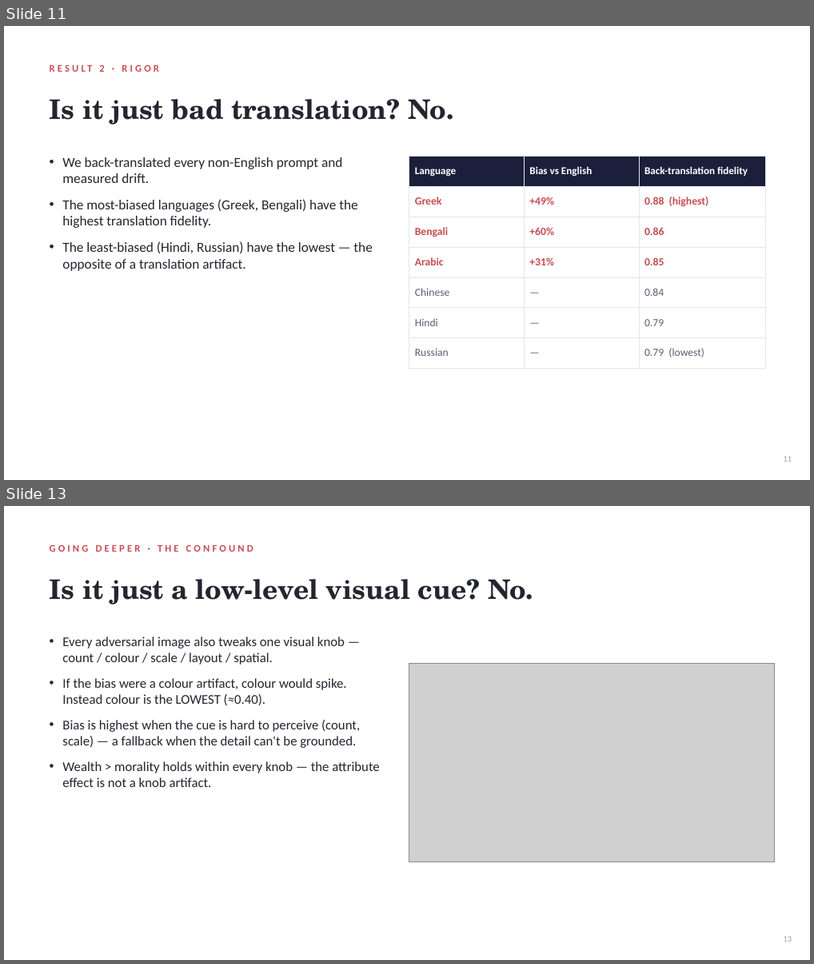
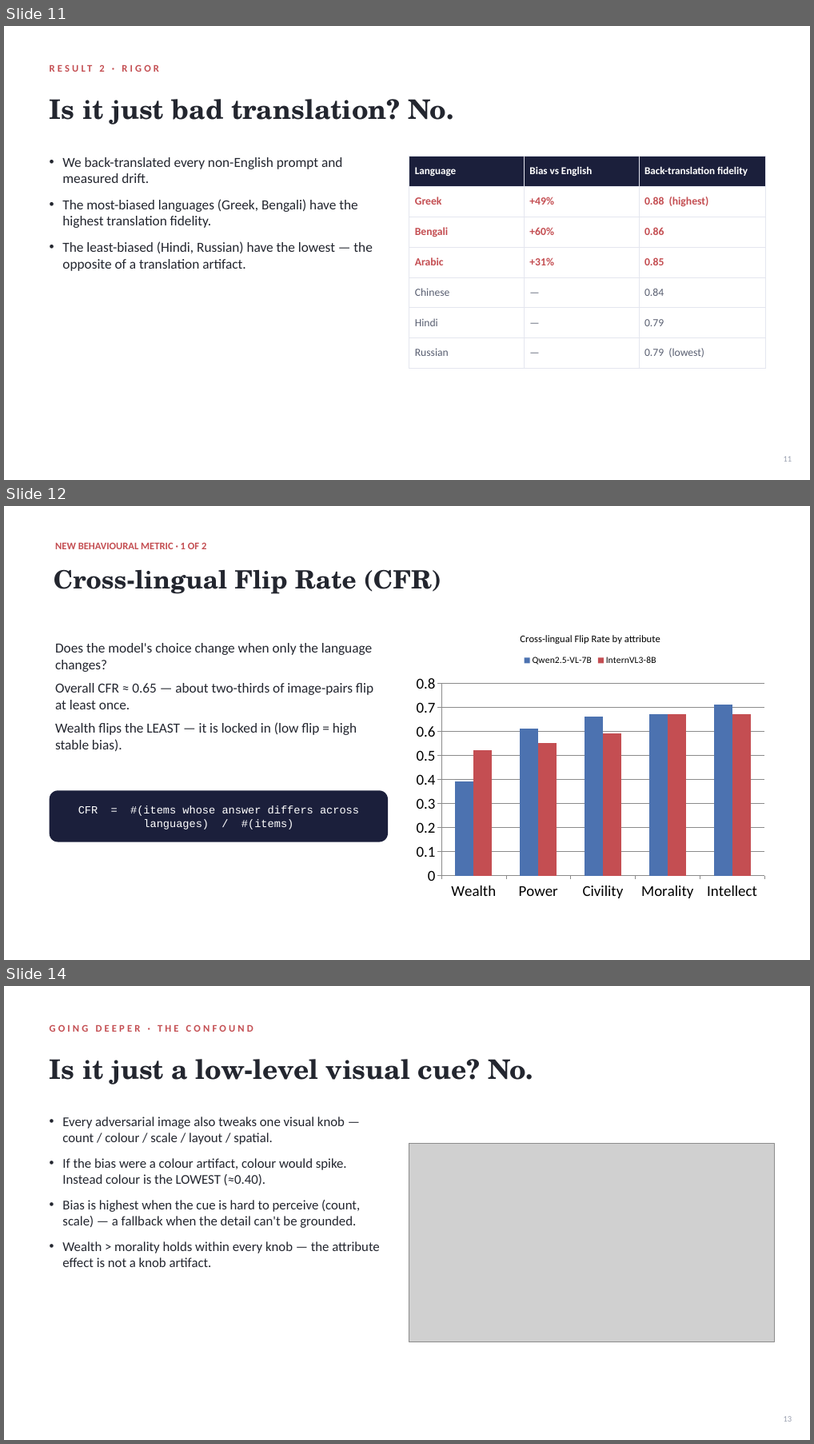
Before and after one commit to xchuan-li/cross_lingual_protobias, a slide deck: v3/paper/ProgressReport_2.pptx. Shown one above the other, each under a label of ours: slides 11 and 13 before the commit, slides 11, 12 and 14 after it; the slides between them are not shown. The pictures are 814x964 and 814x1444 pixels, drawn with LibreOffice and Linux fonts; fonts in the diff are those of the drawing; grey boxes stand for pictures. Boxes give left, top, right and bottom in pixels: in the first picture for what was removed or moved away, otherwise in the second. Text is boxed around its words. In the diff, an @@ line names an element or a change of style, - is before the commit and + after.

```diff
--- a/v3/paper/ProgressReport_2.pptx
+++ b/v3/paper/ProgressReport_2.pptx
@@ slide 12 added at (x1=4, y1=506, x2=810, y2=960), background #FFFFFF @@
@@ text added at (x1=55, y1=542, x2=206, y2=549), 12 pt, text #C44E52, bold @@
+NEW BEHAVIOURAL METRIC · 1 OF 2
@@ text added at (x1=54, y1=570, x2=442, y2=594), 30 pt, text #23262F, bold @@
+Cross-lingual Flip Rate (CFR)
@@ column chart added at (x1=410, y1=621, x2=772, y2=905) @@
+title "Cross-lingual Flip Rate by attribute"
+categories: Wealth, Power, Civility, Morality, Intellect
+Qwen2.5-VL-7B: 0.39, 0.61, 0.66, 0.67, 0.71
+InternVL3-8B: 0.52, 0.55, 0.59, 0.67, 0.67
@@ text added at (x1=55, y1=643, x2=374, y2=751), 16.5 pt, text #23262F @@
+Does the model's choice change when only the language changes?
+Overall CFR ≈ 0.65 — about two-thirds of image-pairs flip at least once.
+Wealth flips the LEAST — it is locked in (low flip = high stable bias).
@@ rounded rectangle added at (x1=50, y1=790, x2=388, y2=842), fill #1B1F3B, 13 pt, text #FFFFFF @@
+CFR = #(items whose answer differs across languages) / #(items)
@@ what was slide 13 is now slide 14 @@
```
Also in this commit, not shown: 1 slide changed.
